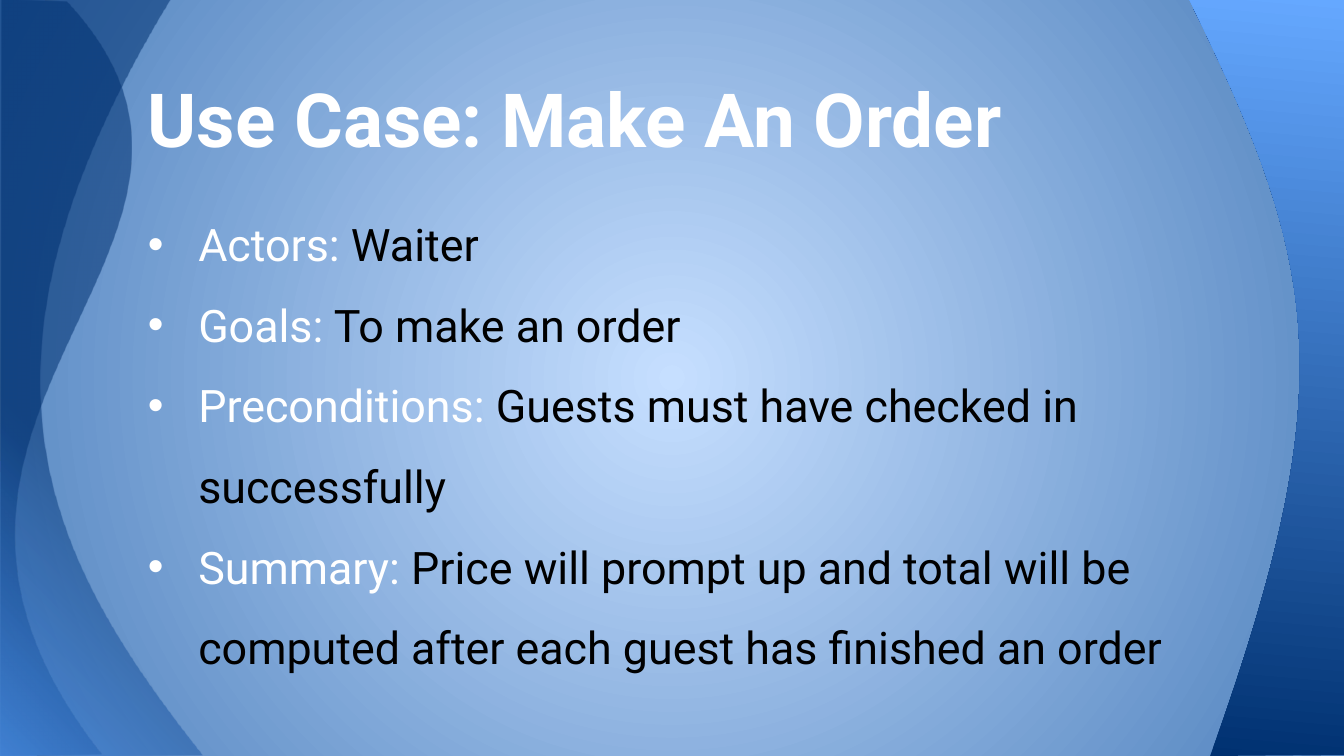
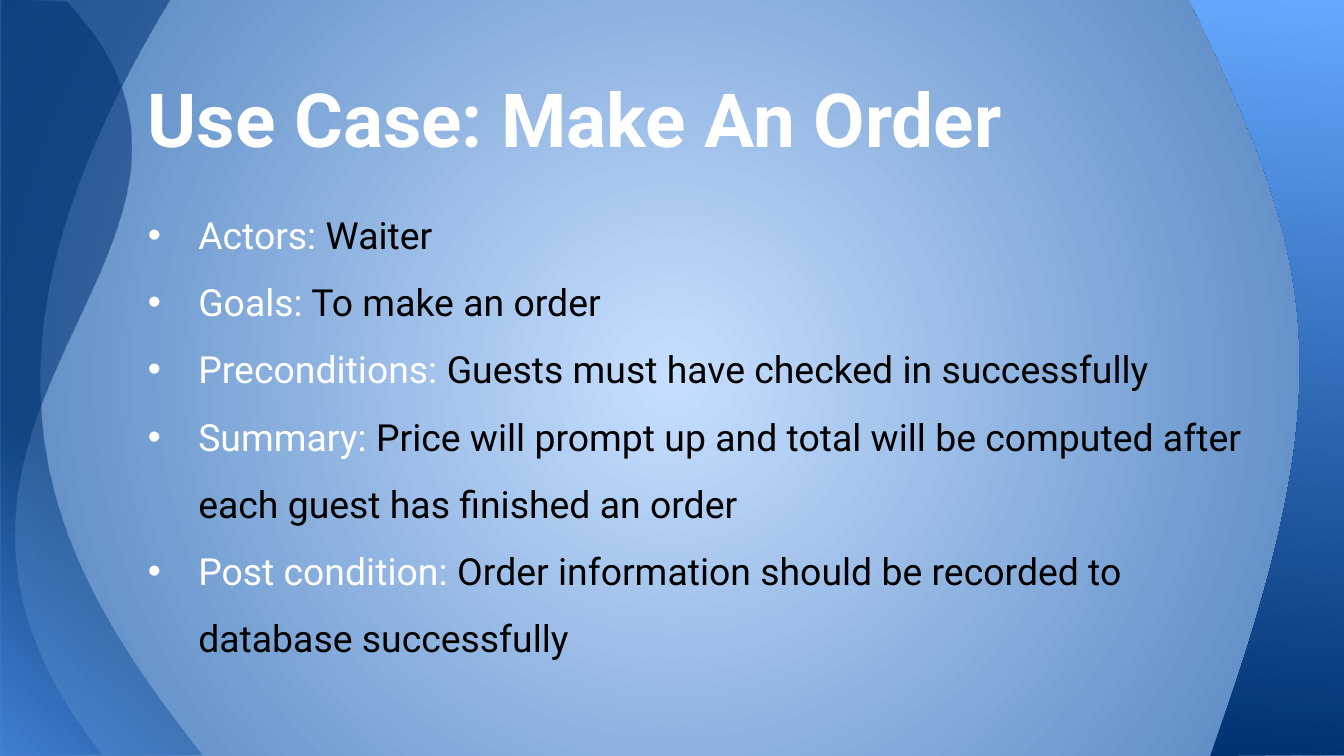
Before and after one commit to ruicsc/CSC640-Project, a slide deck: slide 14 of Project Part I.pptx (slide 8 before the commit). Drawn at 1344x756 pixels with LibreOffice and Linux fonts; fonts in the diff are those of the drawing. Boxes give left, top, right and bottom in pixels: in the first picture for what was removed or moved away, otherwise in the second. Text is boxed around its words. In the diff, an @@ line names an element or a change of style, - is before the commit and + after.

```diff
--- a/Project Part I.pptx
+++ b/Project Part I.pptx
@@ text at [198,222,1241,526]: size 24 to 20 pt in "Actors: Waiter", "Goals: To make an order", "Preconditions: Guests must have checked in successfully", "Summary: Price will prompt up and total ..." @@
@@ text at [198,556,1121,660]: paragraph added @@
+• Post condition: Order information should be recorded to database successfully
```
Also in this commit, not shown: 1 other slide changed, 8 slides added, 1 slide removed.
